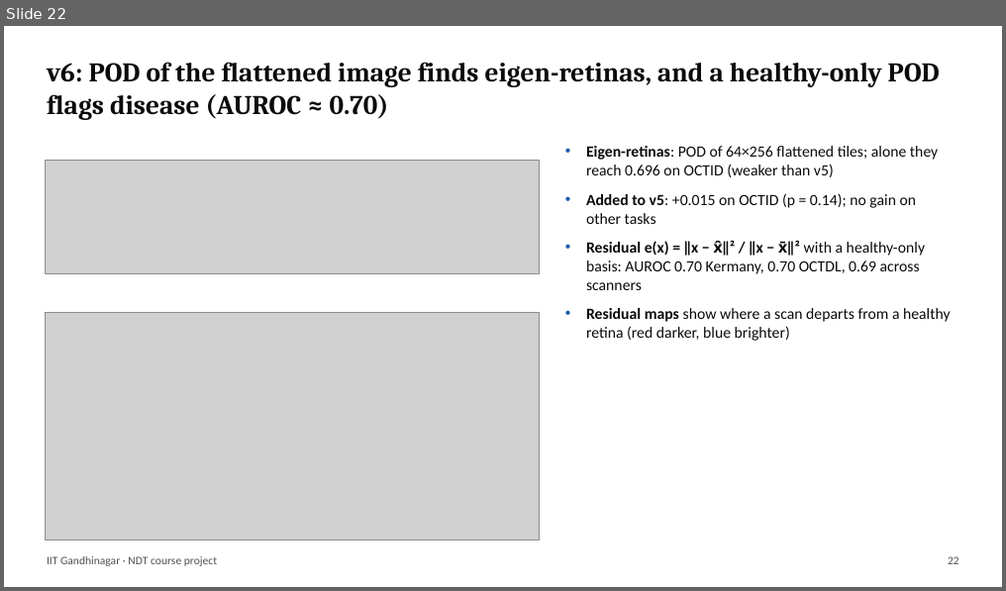
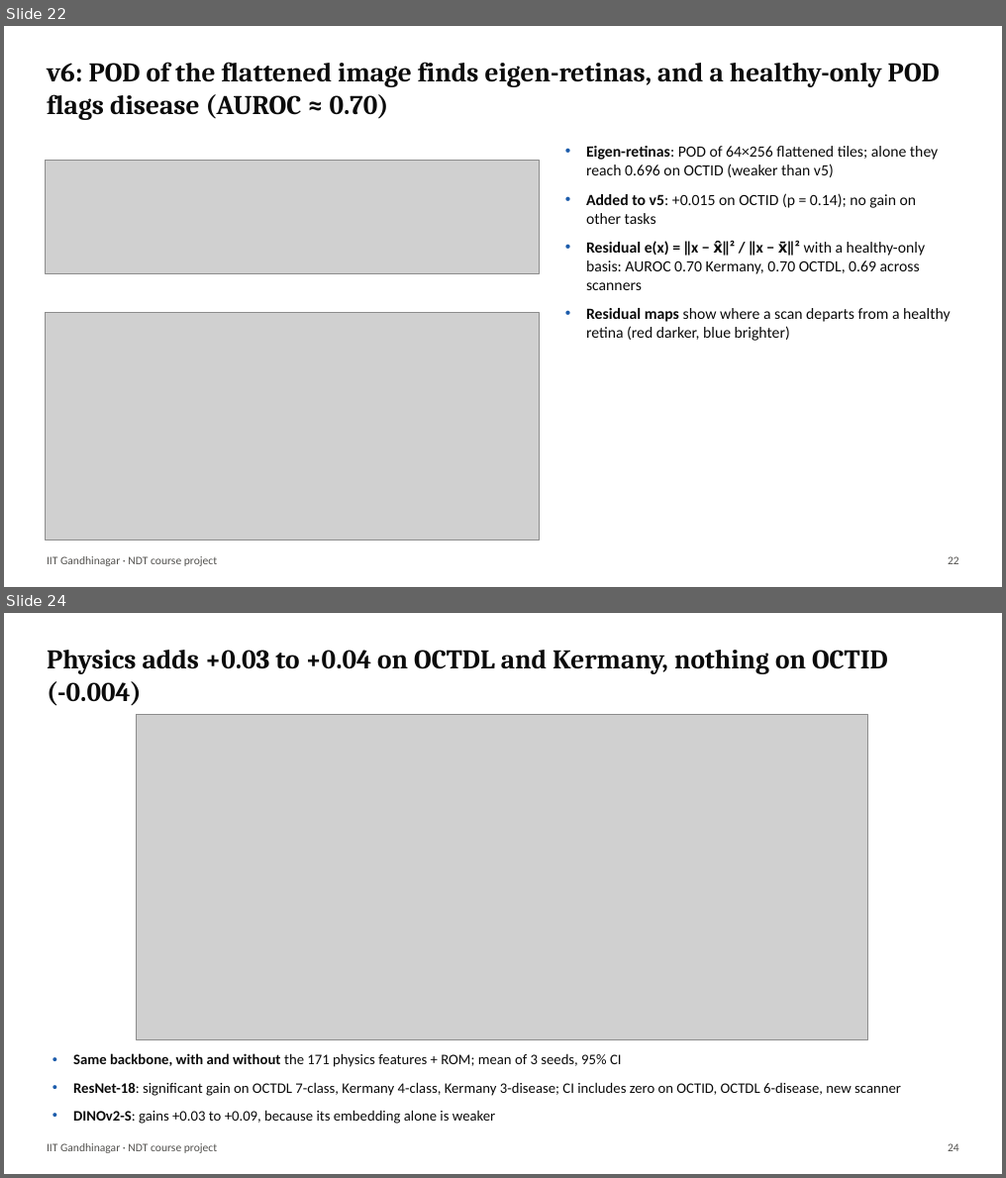
Before and after one commit to Harsh-jain12/retinal-oct-physics-ml, a slide deck: presentation/Retinal_OCT_Physics_ML.pptx. Shown one above the other, each under a label of ours: slide 22 before the commit, slides 22 and 24 after it; the slides between them are not shown. The pictures are 1006x591 and 1006x1178 pixels, drawn with LibreOffice and Linux fonts; fonts in the diff are those of the drawing; grey boxes stand for pictures. Boxes give left, top, right and bottom in pixels: in the first picture for what was removed or moved away, otherwise in the second. Text is boxed around its words. In the diff, an @@ line names an element or a change of style, - is before the commit and + after.

```diff
--- a/presentation/Retinal_OCT_Physics_ML.pptx
+++ b/presentation/Retinal_OCT_Physics_ML.pptx
@@ slide 24 added at (4,613,1002,1174), background #FFFFFF @@
@@ text added at (47,650,888,706), 26 pt, text #0B0B0B, bold @@
+Physics adds +0.03 to +0.04 on OCTDL and Kermany, nothing on OCTID (-0.004)
@@ picture added at (136,714,867,1040) @@
@@ text added at (73,1054,901,1124), 14 pt, text #0B0B0B @@
+• Same backbone, with and without the 171 physics features + ROM; mean of 3 seeds, 95% CI
+• ResNet-18: significant gain on OCTDL 7-class, Kermany 4-class, Kermany 3-disease; CI includes zero on OCTID, OCTDL 6-disease, new scanner
+• DINOv2-S: gains +0.03 to +0.09, because its embedding alone is weaker
@@ text added at (47,1144,217,1154), 11 pt, text #52514E @@
+IIT Gandhinagar · NDT course project
@@ text added at (947,1144,959,1152), 11 pt, text #52514E @@
+24
```
Also in this commit, not shown: 9 slides changed, 1 other slide added, 20 other files.
